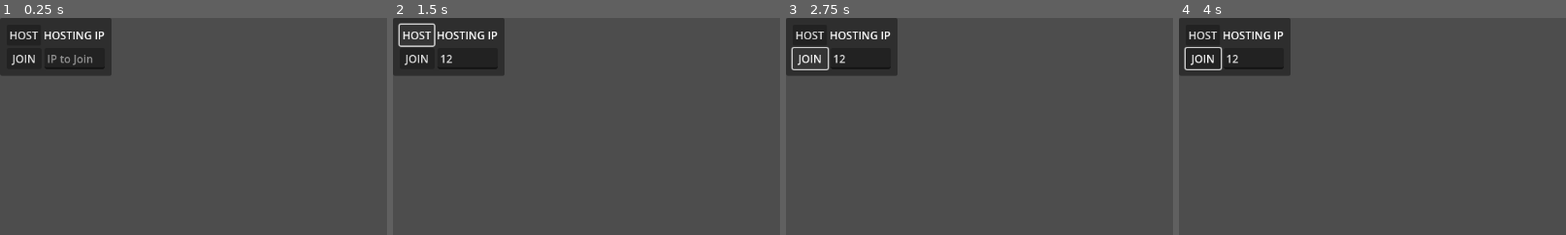
Above: before the commit, frames 1-4 (left to right).
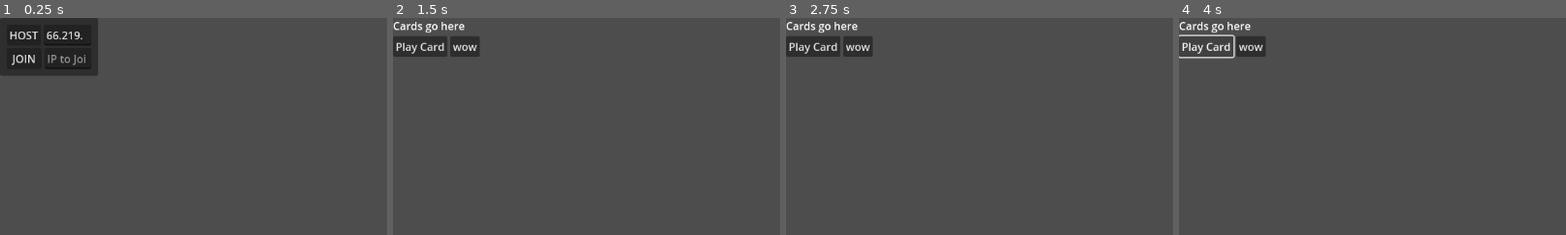
Above: after the commit, the same moments.

Repository: BYU-GameDevClub/ThreeSquareSquires
Game: Godot game, scene res://main.tscn
Two runs of this game, one before a commit and one after it. Both use one fixed random seed, a clock stepped at 60 frames per second and the inputs below. Before the commit the project has no main scene; this scene is started directly in both runs.
Inputs (mouse positions are % of the whole screen's width and height, from its top left):
- Up to frame 1 (0.25 s): no input
- Up to frame 2 (1.5 s): click (10, 9) at 0.52 s; type "12" at 0.6 s; click "HOST" at 1.25 s
- Up to frame 3 (2.75 s): click (3, 9) at 2 s, where only the run before the commit has a clickable "JOIN"
- Up to frame 4 (4 s): click (9, 7) at 2.75 s, where only the run after the commit has a clickable "wow"; click (4, 7) at 3.5 s, where only the run after the commit has a clickable "Play Card"
The pictures show only the part of the screen within x 0-50%, y 0-50%; the shares and areas given below are measured in that part.

The runs differ from the first frame. In frame 1, 1.3% of the frame differs, in the area x 11-29%, y 0-27%; in frame 2, 5.8%; in frame 3, 5.6%; in frame 4, 6.5%, in the area x 0-29%, y 0-27%.

Commit message:
Added basic multiplayer functionality
Added the basics of the multiplayer functionality

Diff:
--- a/game.tscn
+++ b/game.tscn
@@ -1,29 +1,7 @@
 [gd_scene format=3 uid="uid://cic8ctvjldhbu"]
 
-[node name="game" type="Node2D"]
+[node name="game" type="HBoxContainer"]
 
-[node name="PanelContainer" type="PanelContainer" parent="."]
-offset_right = 40.0
-offset_bottom = 40.0
-
-[node name="MarginContainer" type="MarginContainer" parent="PanelContainer"]
-layout_mode = 2
-
-[node name="VBoxContainer" type="VBoxContainer" parent="PanelContainer/MarginContainer"]
-layout_mode = 2
-
-[node name="RichTextLabel" type="RichTextLabel" parent="PanelContainer/MarginContainer/VBoxContainer"]
-layout_mode = 2
-text = "Cards go here"
-fit_content = true
-
-[node name="HBoxContainer" type="HBoxContainer" parent="PanelContainer/MarginContainer/VBoxContainer"]
-layout_mode = 2
-
-[node name="Button" type="Button" parent="PanelContainer/MarginContainer/VBoxContainer/HBoxContainer"]
-layout_mode = 2
-text = "Play Card"
-
-[node name="Button2" type="Button" parent="PanelContainer/MarginContainer/VBoxContainer/HBoxContainer"]
-layout_mode = 2
-text = "Done"
+[node name="MultiplayerSpawner" type="MultiplayerSpawner" parent="."]
+_spawnable_scenes = PackedStringArray("res://player.tscn")
+spawn_path = NodePath("..")
--- a/main.gd
+++ b/main.gd
@@ -1,8 +1,18 @@
 extends Node2D
 
 
+var upnp = UPNP.new()
+var multi_peer = ENetMultiplayerPeer.new()
+
+@onready var lbl = $PanelContainer/MarginContainer/VBoxContainer/HBoxContainer/HostIPLabel
+@onready var portTxt = $PanelContainer/MarginContainer/VBoxContainer/HBoxContainer2/LineEdit
 # Called when the node enters the scene tree for the first time.
+var game
+var is_host = false
 func _ready():
+	game = preload("res://game.tscn").instantiate()
+	add_sibling.call_deferred(game)
+	game.visible = false
 	pass # Replace with function body.
 
 
@@ -10,10 +20,55 @@
 func _process(delta):
 	pass
 
+func _exit_tree():
+	if is_host:
+		upnp.delete_port_mapping(4242,"UPD")
+		upnp.delete_port_mapping(4242,"TCP")
+
+func _get_port_num():
+	var portNum = 4242
+	if str(portTxt.text) != "":
+		portNum = str(portTxt.text).to_int()
+	return portNum
 
 func _on_host_button_pressed():
-	pass # Replace with function body.
+	var port = _get_port_num()
+	is_host = TryUPNP(port)
+	multi_peer.create_server(port)
+	multiplayer.multiplayer_peer = multi_peer
+	multi_peer.peer_connected.connect(func(id): add_player_character(id))
+	add_player_character()
+
+func _on_join_button_pressed():
+	var port = _get_port_num()
+	multi_peer.create_client(lbl.text, port)
+	multiplayer.multiplayer_peer = multi_peer
+	add_player_character()
+
+func TryUPNP(port:int):
+	var discover_result = upnp.discover()
+	if discover_result != UPNP.UPNP_RESULT_SUCCESS: return false
+	if !upnp.get_gateway() or !upnp.get_gateway().is_valid_gateway(): return false
+	var udp_result = upnp.add_port_mapping(port,port,"three_square_udp","UDP",0)
+	var tcp_result = upnp.add_port_mapping(port,port,"three_square_tcp","TCP",0)
+	if udp_result != UPNP.UPNP_RESULT_SUCCESS:
+		udp_result = upnp.add_port_mapping(port,port,"","UDP",0)
+	if tcp_result != UPNP.UPNP_RESULT_SUCCESS:
+		tcp_result = upnp.add_port_mapping(port,port,"","TCP",0)
+	if udp_result != UPNP.UPNP_RESULT_SUCCESS && tcp_result != UPNP.UPNP_RESULT_SUCCESS:
+		upnp.delete_port_mapping(port,"UDP")
+		upnp.delete_port_mapping(port,"TCP")
+		return false
+	lbl.text = upnp.query_external_address()
+	lbl.editable = false
+	print(lbl.text)
+	return true
 
 
-func _on_join_button_pressed():
-	pass # Replace with function body.
+func add_player_character(id=1):
+	print('%d joined' % id)
+	visible = false
+	var player = preload("res://player.tscn").instantiate()
+	player.name = str(id);
+	game.add_child(player)
+	game.visible = true
--- a/main.tscn
+++ b/main.tscn
@@ -27,9 +27,11 @@
 text = "HOST
 "
 
-[node name="Label" type="Label" parent="PanelContainer/MarginContainer/VBoxContainer/HBoxContainer"]
+[node name="HostIPLabel" type="LineEdit" parent="PanelContainer/MarginContainer/VBoxContainer/HBoxContainer"]
 layout_mode = 2
-text = "HOSTING IP"
+size_flags_horizontal = 3
+text = "66.219.250.221"
+placeholder_text = "HOSTING IP"
 
 [node name="HBoxContainer2" type="HBoxContainer" parent="PanelContainer/MarginContainer/VBoxContainer"]
 layout_mode = 2
--- /dev/null
+++ b/player.gd
@@ -0,0 +1,13 @@
+extends VBoxContainer
+
+
+# Called when the node enters the scene tree for the first time.
+func _ready():
+	set_multiplayer_authority(name.to_int())
+	if !is_multiplayer_authority():
+		$HBoxContainer/Button.visible = false
+
+
+# Called every frame. 'delta' is the elapsed time since the previous frame.
+func _process(delta):
+	pass
--- /dev/null
+++ b/player.tscn
@@ -0,0 +1,24 @@
+[gd_scene load_steps=2 format=3 uid="uid://ba86ytrhlost7"]
+
+[ext_resource type="Script" path="res://player.gd" id="1_7sfpw"]
+
+[node name="VBoxContainer" type="VBoxContainer"]
+offset_right = 134.0
+offset_bottom = 58.0
+script = ExtResource("1_7sfpw")
+
+[node name="RichTextLabel" type="RichTextLabel" parent="."]
+layout_mode = 2
+text = "Cards go here"
+fit_content = true
+
+[node name="HBoxContainer" type="HBoxContainer" parent="."]
+layout_mode = 2
+
+[node name="Button" type="Button" parent="HBoxContainer"]
+layout_mode = 2
+text = "Play Card"
+
+[node name="Button2" type="Button" parent="HBoxContainer"]
+layout_mode = 2
+text = "wow"
--- a/project.godot
+++ b/project.godot
@@ -11,6 +11,7 @@
 [application]
 
 config/name="ThreeSquareSquires"
+run/main_scene="res://main.tscn"
 config/features=PackedStringArray("4.1", "GL Compatibility")
 config/icon="res://icon.svg"
 
